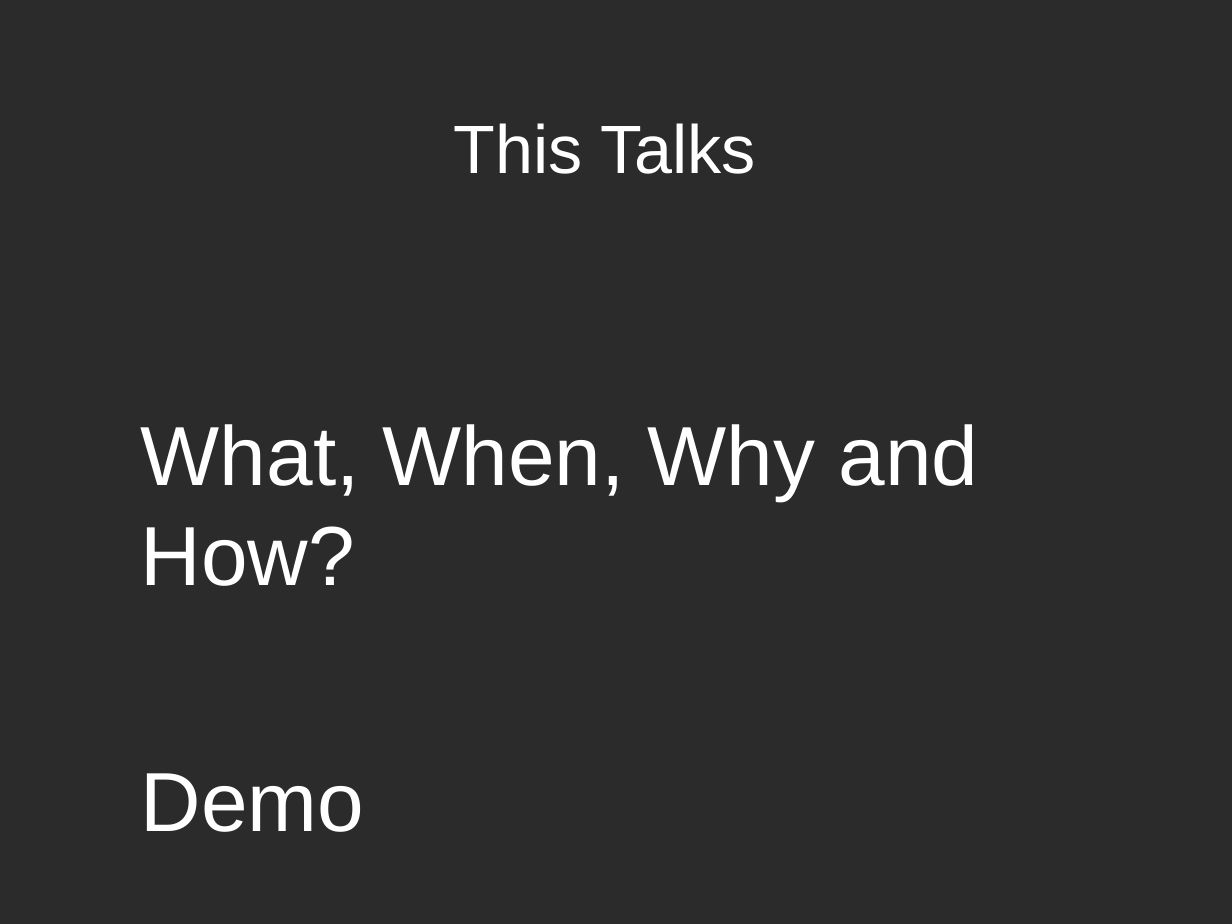
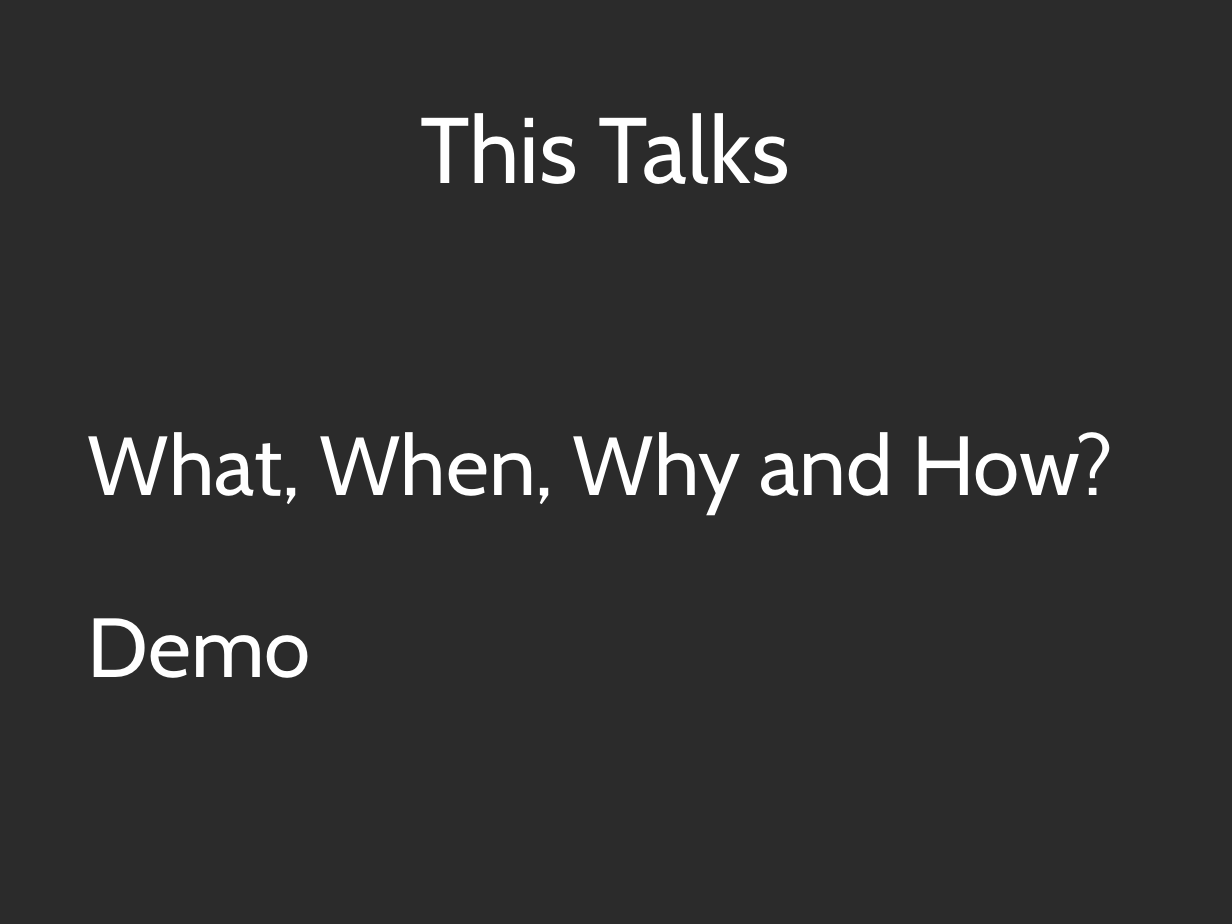
Before and after one commit to NiteshMeshram/SRStoryboardDemo, a slide deck: slide 2 of PPT/SotryBoardByNiteshVersion1.0.odp. Drawn at 1232x924 pixels with LibreOffice and Linux fonts; fonts in the diff are those of the drawing; background and template pictures are left out; a plain dark background stands for a picture behind light text. Boxes give left, top, right and bottom in pixels: in the first picture for what was removed or moved away, otherwise in the second. Text is boxed around its words. In the diff, an @@ line names an element or a change of style, - is before the commit and + after.

```diff
--- a/PPT/SotryBoardByNiteshVersion1.0.odp
+++ b/PPT/SotryBoardByNiteshVersion1.0.odp
@@ title "This Talks" at <box>420,113,790,184</box>: size 44 to 60 pt, font Arial to Cabin @@
@@ subtitle "What, When, Why and How?": place and size @@
-subtitle "What, When, Why and How?" at <box>141,424,979,832</box>
+subtitle "What, When, Why and How?" at <box>88,432,1113,678</box>
@@ subtitle "What, When, Why and How?" at <box>88,432,1113,678</box>: font Arial to Cabin; indent changed; less space between paragraphs; vertical alignment top to middle @@
```
Also in this commit, not shown: 11 other slides changed, 1 other file.
